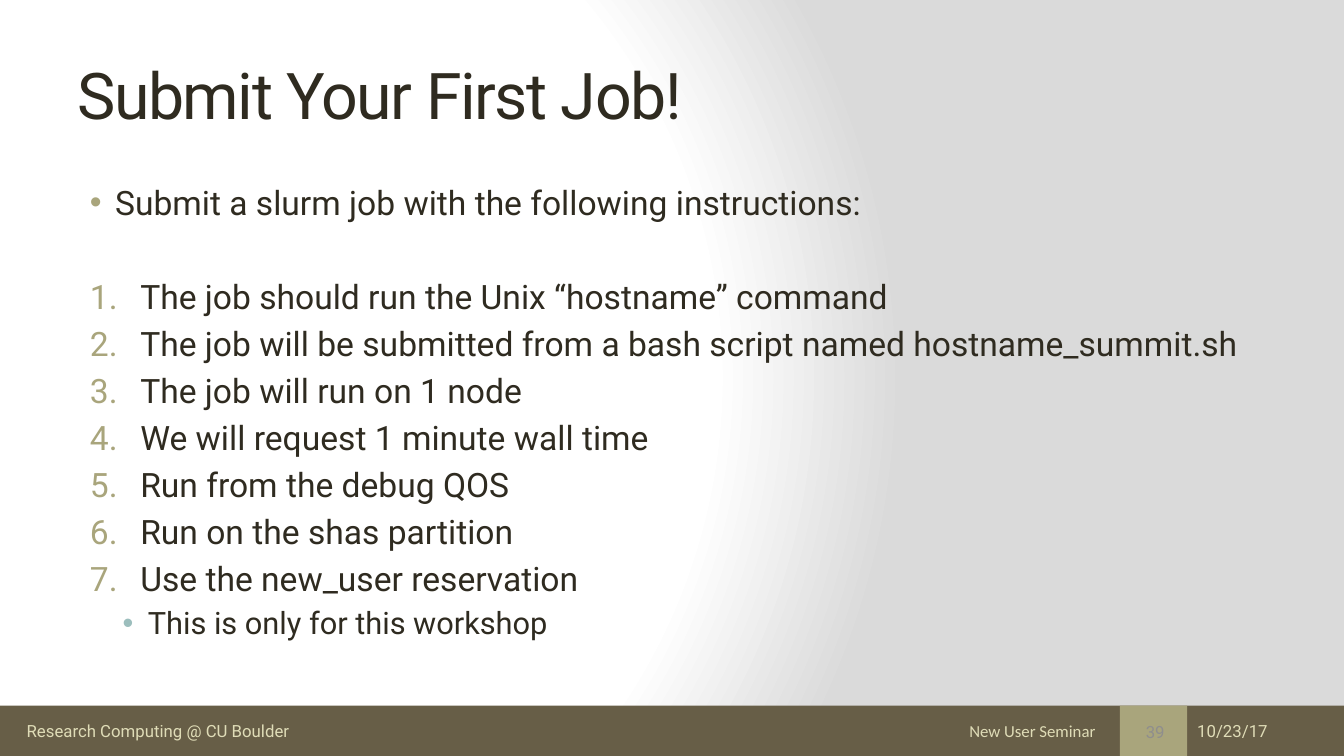
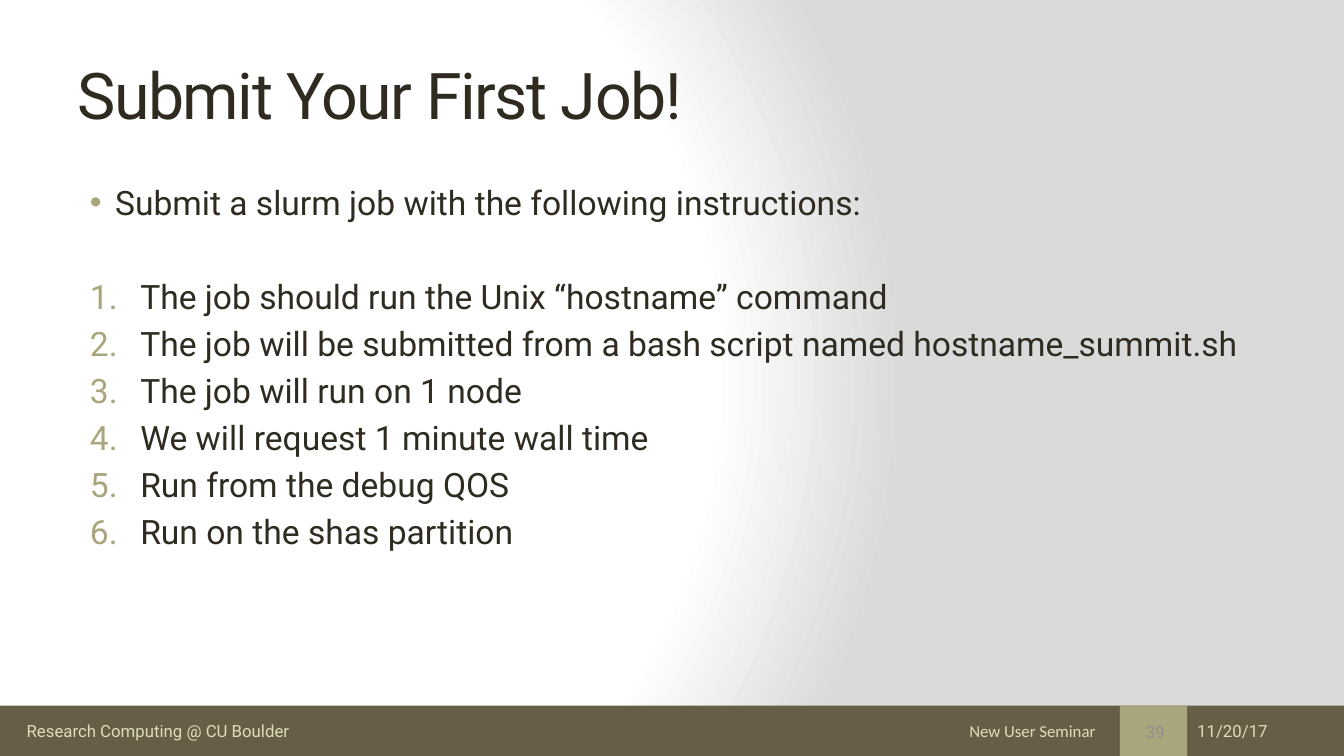
Before and after one commit to ResearchComputing/New_User_Seminar, a slide deck: slide 39 of rc_new_user_seminar_2017.pptx. Drawn at 1344x756 pixels with LibreOffice and Linux fonts; fonts in the diff are those of the drawing. Boxes give left, top, right and bottom in pixels: in the first picture for what was removed or moved away, otherwise in the second. Text is boxed around its words. In the diff, an @@ line names an element or a change of style, - is before the commit and + after.

```diff
--- a/rc_new_user_seminar_2017.pptx
+++ b/rc_new_user_seminar_2017.pptx
@@ text at bbox=[140, 565, 578, 641]: paragraphs removed @@
-7. Use the new_user reservation
-  • This is only for this workshop
@@ text at bbox=[1197, 725, 1267, 738]: text changed @@
-10/23/17
+11/20/17
```
Also in this commit, not shown: 54 other slides changed, 1 other file.
